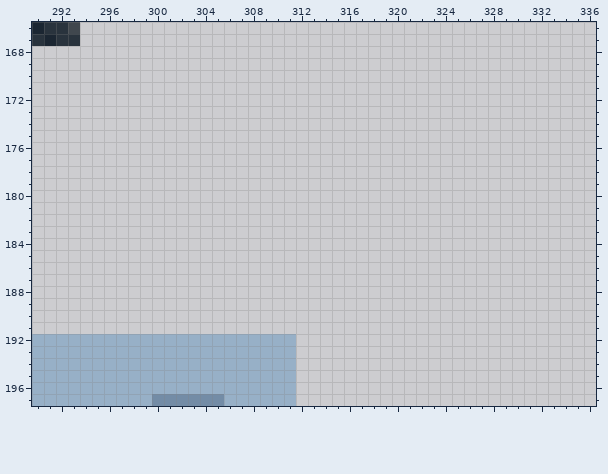
One commit to this pixel-art file: assets/maps/tilemap.aseprite. Above, as it was before the edit.
600x600 pixels, 1 frame. Shown: x 290..336, y 166..197.
Once edited:
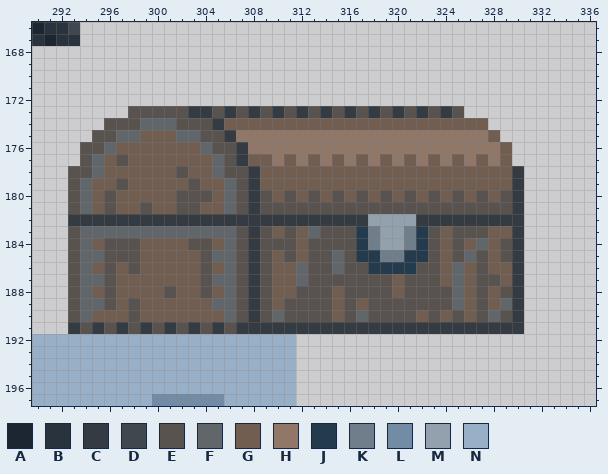
Palette (. is transparent): A #1b2632  B #29333d  C #353b42  D #40474e  E #595350  F #61666b  G #725e51  H #907767  J #243b4e  K #707e8b  L #738ca6  M #93a1ae  N #97b0c7
Difference:
Changed rows in their new state; - is an unchanged pixel.
Layer "tiles":
first column x 293:
173 -----EEEEECCECECECECECECECECECECE-----
174 ---EEEFFFEEECGGGGGGGGGGGGGGGGGGGGGG---
175 --EEFFGGGFFEECHHHHHHHHHHHHHHHHHHHHHG--
176 -EEFGGGGGGGFEECHHHHHHHHHHHHHHHHHHHHHG-
177 -EFGEGGGGGGGFECGGHGHGHGHGHGHGHGHGHGHG-
178 EEFGGGGGGEGGFEECGGGGGGGGGGGGGGGGGGGGGC
179 EFGGEGGGGGEGGFECGGGGGGGGGGGGGGGGGGGGGC
180 EFGEGGGGGEEEGFECEGEGEGEGEGEGEGEGEGEGEC
181 EFGEGGEGGEEGGFECEEEEEEEEEEEEEEEEEEEEEC
182 CCCCCCCCCCCCCCCCCCCCCCCCCMMMMCCCCCCCCC
183 EFFFFFFFFFFFFFECEGEGFEEEJKMMKJEGEEEGGC
184 EFGEEEGGGGEEGFECEEEGEEEEJKMMKJEGEGFGEC
185 EFFEEEGGGGGEFFECEGEGEEFEJJKKJJEGEFEGEC
186 EFGEGEGGGGGEGFECEGGFEEFEEJJJJEEGFGEGGC
187 EFFEGGGGGGGEFFECEGGFEEEEEEEGEEEGFGEEGC
188 EFGEGGGGEGGEGFECEGGEEEGEEEEGEEEEFGEGEC
189 EFFEGEGGGGGGFFECEGEEEEGEGEEEEEEEFGEGFC
190 EFGGGEGGGGGGGFECEFEEEEGEFEEEEGEGEGEFEC
191 CECECECECECECECCCCCCCCCCCCCCCCCCCCCCCC
